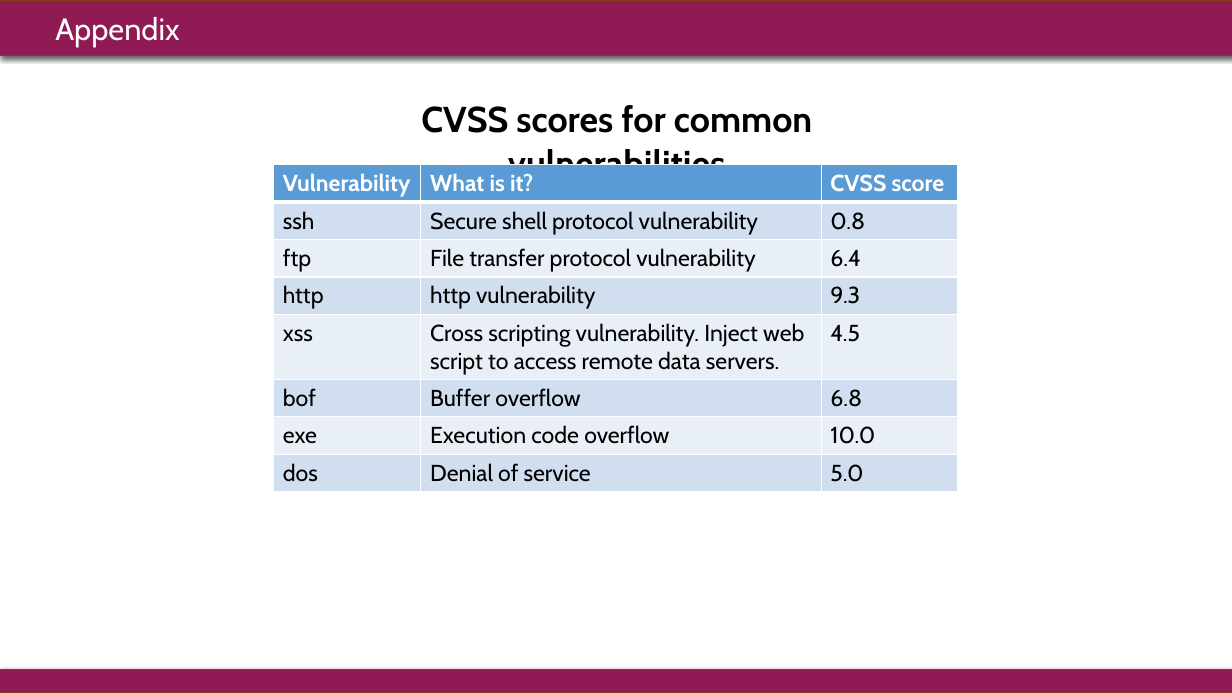
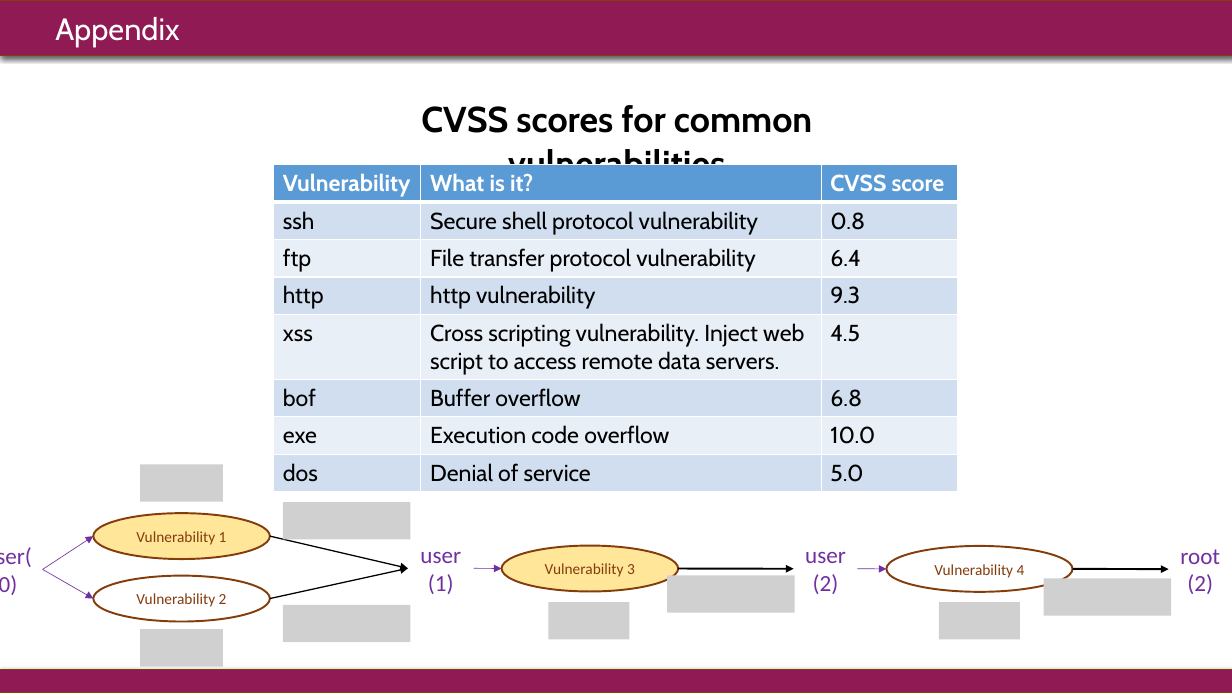
Before and after one commit to rounak-meyur/cps-security, a slide deck: slide 13 of doc/TPEC2020.pptx. Drawn at 1232x693 pixels with LibreOffice and Linux fonts; fonts in the diff are those of the drawing; grey boxes stand for pictures. Boxes give left, top, right and bottom in pixels: in the first picture for what was removed or moved away, otherwise in the second. Text is boxed around its words. In the diff, an @@ line names an element or a change of style, - is before the commit and + after.

Commit message:
updated ppt

```diff
--- a/doc/TPEC2020.pptx
+++ b/doc/TPEC2020.pptx
@@ group added at (0, 465, 1220, 666): 8 arrows, 8 pictures, 4 ellipses, 4 texts @@
+Vulnerability 1
+Vulnerability 2
+Vulnerability 3
+user(0)
+user (1)
+Vulnerability 4
+user(2)
+root(2)
```
